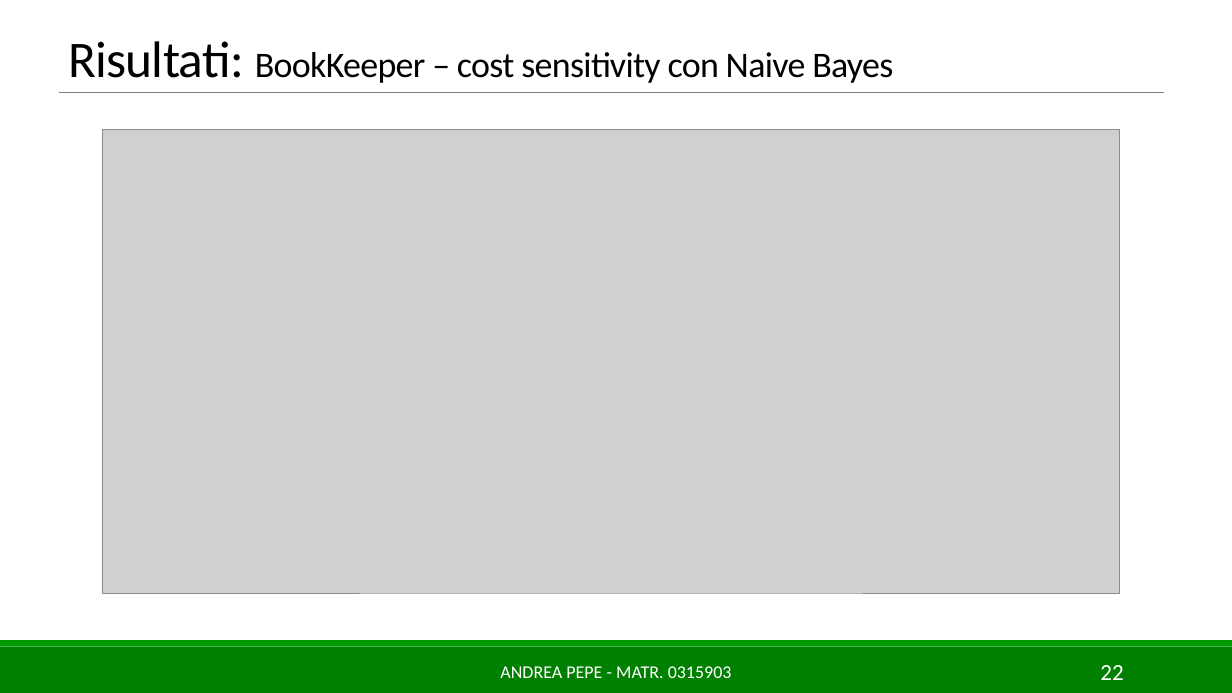
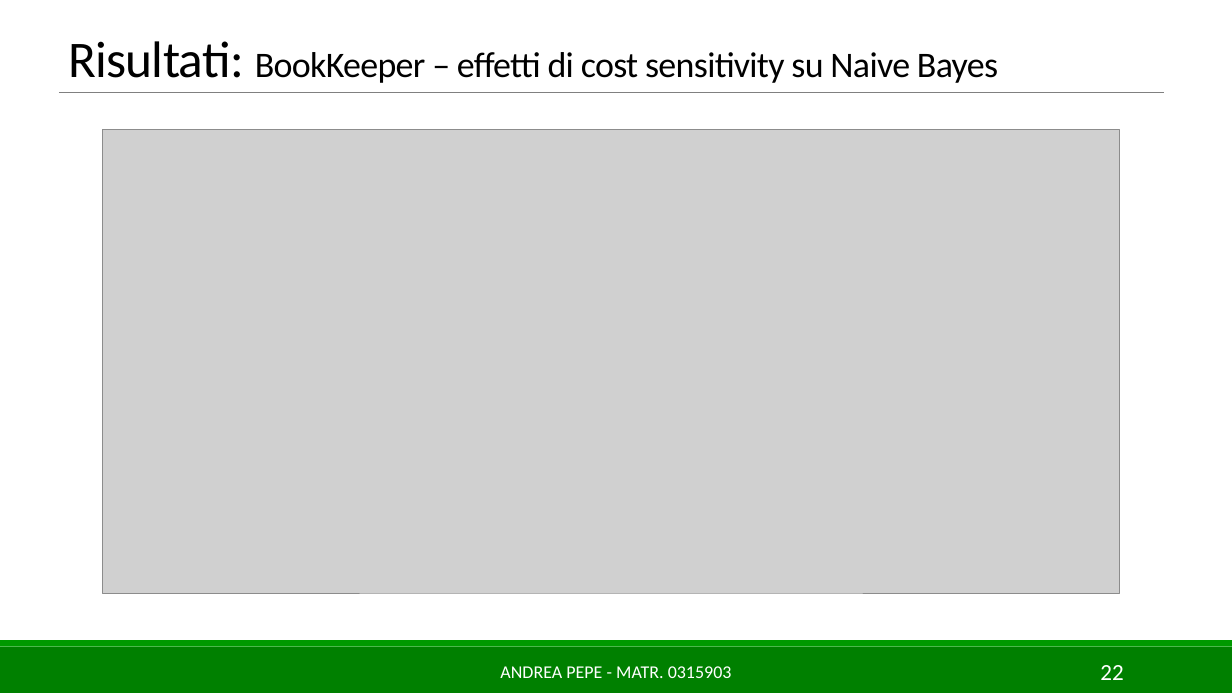
Before and after one commit to AndreaPepe/ISW2_Deliverables, a slide deck: slide 22 of ML/Slides/MLforSE_AndreaPepe_0315903.pptx. Drawn at 1232x693 pixels with LibreOffice and Linux fonts; fonts in the diff are those of the drawing; grey boxes stand for pictures. Boxes give left, top, right and bottom in pixels: in the first picture for what was removed or moved away, otherwise in the second. Text is boxed around its words. In the diff, an @@ line names an element or a change of style, - is before the commit and + after.

```diff
--- a/ML/Slides/MLforSE_AndreaPepe_0315903.pptx
+++ b/ML/Slides/MLforSE_AndreaPepe_0315903.pptx
@@ title at (68, 41, 998, 83): text changed @@
-Risultati: BookKeeper – cost sensitivity con Naive Bayes
+Risultati: BookKeeper – effetti di cost sensitivity su Naive Bayes
```
Also in this commit, not shown: 11 other slides changed, 1 other file.
